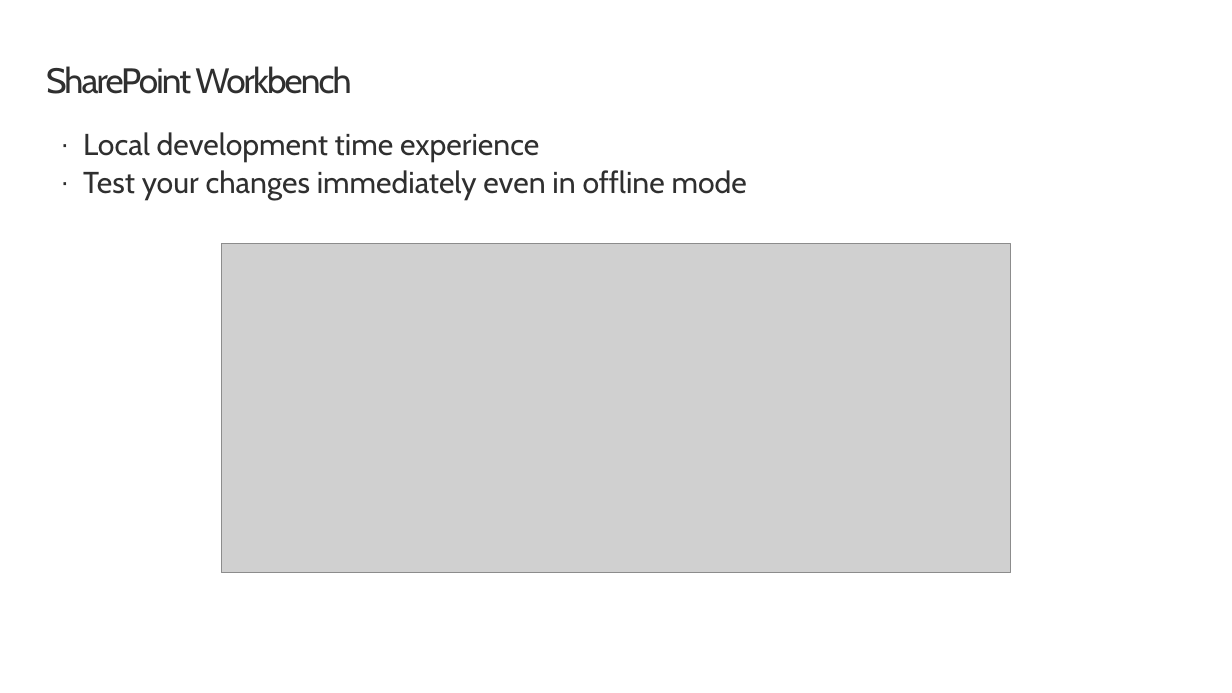
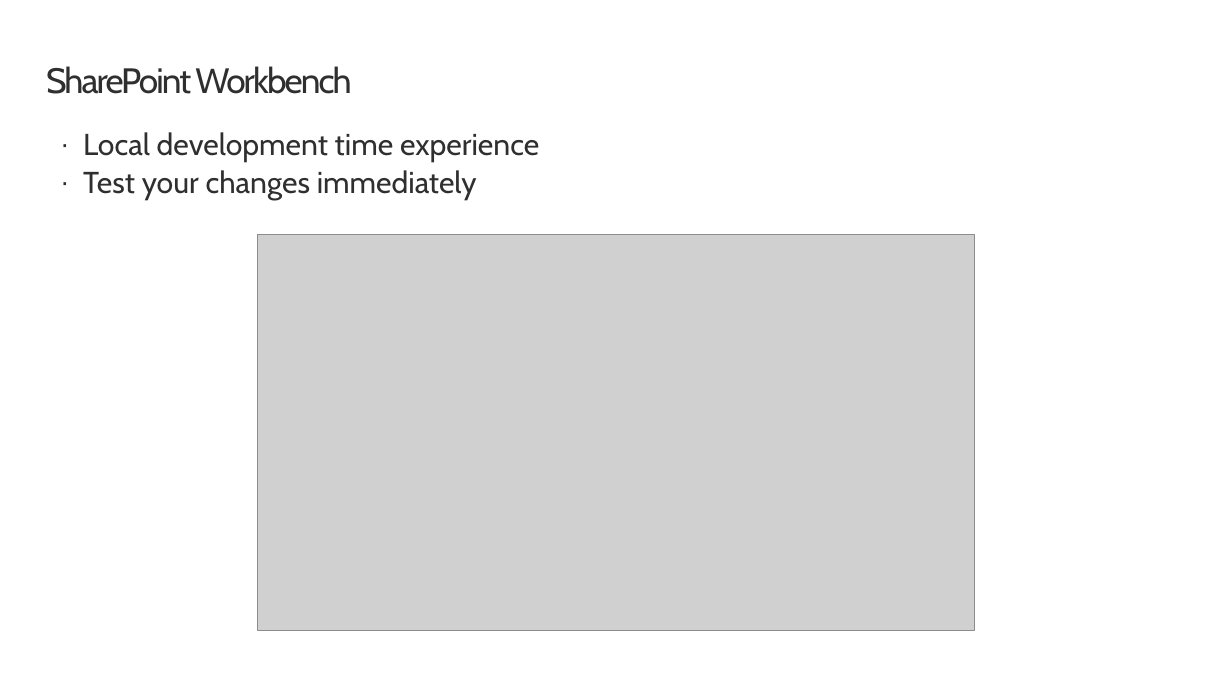
Before and after one commit to renahorton218/SharePoint-spfx-web-parts, a slide deck: slide 3 of 02-testing.pptx. Drawn at 1232x693 pixels with LibreOffice and Linux fonts; fonts in the diff are those of the drawing; grey boxes stand for pictures; background and template pictures are left out. Boxes give left, top, right and bottom in pixels: in the first picture for what was removed or moved away, otherwise in the second. Text is boxed around its words. In the diff, an @@ line names an element or a change of style, - is before the commit and + after.

```diff
--- a/02-testing.pptx
+++ b/02-testing.pptx
@@ text at (x1=83, y1=170, x2=477, y2=201): text changed @@
-· Test your changes immediately even in offline mode
+· Test your changes immediately
@@ picture resized from (x1=221, y1=244, x2=1011, y2=573) to (x1=257, y1=235, x2=976, y2=630) @@
```
Also in this commit, not shown: 6 other slides changed.
